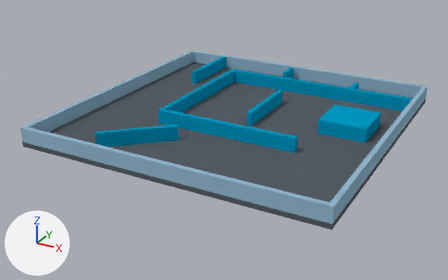
Two versions of the Blender file Assets/Models/Level2.blend, one commit apart.
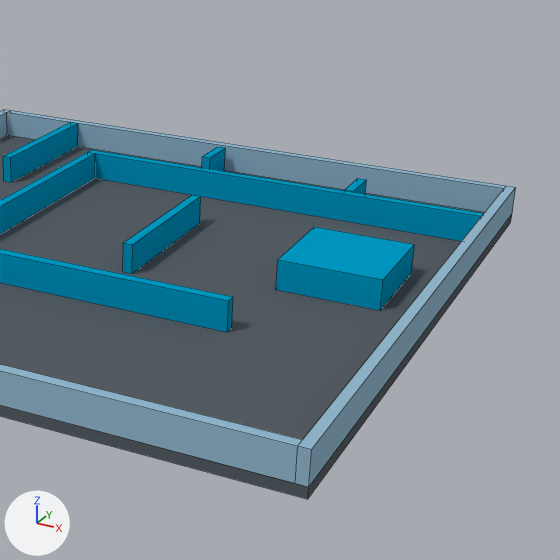
Each version appears first whole from a camera (50 mm lens) standing at (113.5, -222.0, 100.9) and looking at (-3.0, -10.3, -4.9), and next in a close-up on the part from 42% to 100% of the width and 0% to 92% of the height. Every picture has the same lights, and +X, +Y and +Z are marked at lower left. The close-ups show mesh edges as thin lines.
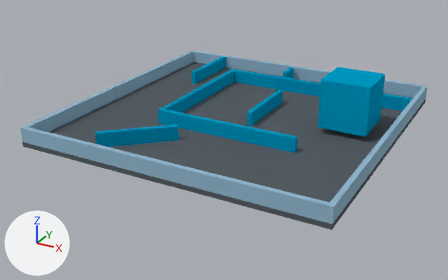
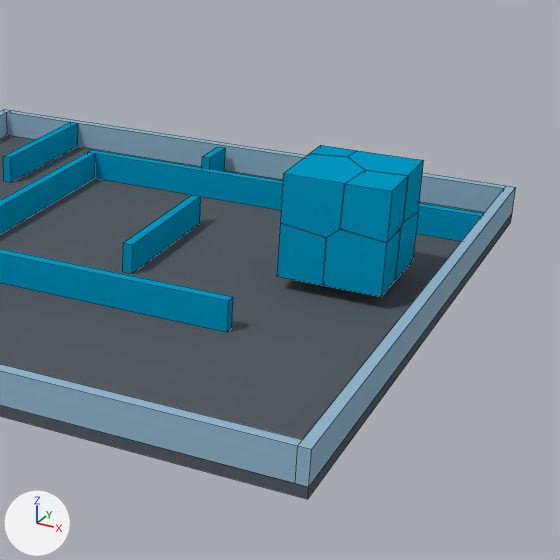
Commit message: all levels done

Scene script edits in JSON lines:
```json
{"op": "add", "block": "me_mesh_040", "code": ["me_mesh_040 = bpy.data.meshes.new('Mesh.040')", "me_mesh_040.from_pydata(...)  # 24 vertices, 11 faces; spans x -6.63..7.71, y -6.0..5.09, z -5.8..4.84", "me_mesh_040.materials.append(mat_dark_blue)  # cyan #009ac4"]}
{"op": "add", "block": "me_mesh_041", "code": ["me_mesh_041 = bpy.data.meshes.new('Mesh.041')", "me_mesh_041.from_pydata(...)  # 14 vertices, 6 faces; spans x -4.45..4.49, y -4.79..5.19, z -4.73..5.87", "me_mesh_041.materials.append(mat_dark_blue)  # cyan #009ac4"]}
{"op": "add", "block": "me_mesh_042", "code": ["me_mesh_042 = bpy.data.meshes.new('Mesh.042')", "me_mesh_042.from_pydata(...)  # 24 vertices, 10 faces; spans x -6.6..5.8, y -7.8..8.9, z -5.6..6.1", "me_mesh_042.materials.append(mat_dark_blue)  # cyan #009ac4"]}
{"op": "add", "block": "me_mesh_043", "code": ["me_mesh_043 = bpy.data.meshes.new('Mesh.043')", "me_mesh_043.from_pydata(...)  # 17 vertices, 8 faces; spans x -4.89..3.81, y -5.51..4.26, z -4.23..5.47", "me_mesh_043.materials.append(mat_dark_blue)  # cyan #009ac4"]}
{"op": "add", "block": "me_mesh_044", "code": ["me_mesh_044 = bpy.data.meshes.new('Mesh.044')", "me_mesh_044.from_pydata(...)  # 14 vertices, 6 faces; spans x -3.15..4.09, y -4.02..2.36, z -3.1..2.75", "me_mesh_044.materials.append(mat_dark_blue)  # cyan #009ac4"]}
{"op": "add", "block": "me_mesh_045", "code": ["me_mesh_045 = bpy.data.meshes.new('Mesh.045')", "me_mesh_045.from_pydata(...)  # 19 vertices, 8 faces; spans x -5.44..5.32, y -4.49..6.96, z -6.77..4.37", "me_mesh_045.materials.append(mat_dark_blue)  # cyan #009ac4"]}
{"op": "add", "block": "me_mesh_046", "code": ["me_mesh_046 = bpy.data.meshes.new('Mesh.046')", "me_mesh_046.from_pydata(...)  # 26 vertices, 10 faces; spans x -4.38..6.73, y -4.56..5.2, z -5.79..5.58", "me_mesh_046.materials.append(mat_dark_blue)  # cyan #009ac4"]}
{"op": "remove", "block": "ob_cube_009", "code": ["ob_cube_009 = bpy.data.objects.new('Cube.009', me_cube_013)", "ob_cube_009.location = (44.6, 10.0, 2.0)", "ob_cube_009.scale = (10.0, 10.0, 3.0)"]}
{"op": "add", "block": "ob_cube_009_cell", "code": ["ob_cube_009_cell = bpy.data.objects.new('Cube.009_cell', me_mesh_040)", "ob_cube_009_cell.location = (46.8, 14.9, 19.9)"]}
{"op": "add", "block": "ob_cube_009_cell_001", "code": ["ob_cube_009_cell_001 = bpy.data.objects.new('Cube.009_cell.001', me_mesh_041)", "ob_cube_009_cell_001.location = (39.0, 4.8, 9.4)"]}
{"op": "add", "block": "ob_cube_009_cell_002", "code": ["ob_cube_009_cell_002 = bpy.data.objects.new('Cube.009_cell.002', me_mesh_042)", "ob_cube_009_cell_002.location = (41.1, 7.8, 18.6)"]}
{"op": "add", "block": "ob_cube_009_cell_003", "code": ["ob_cube_009_cell_003 = bpy.data.objects.new('Cube.009_cell.003', me_mesh_043)", "ob_cube_009_cell_003.location = (50.7, 5.5, 19.2)"]}
{"op": "add", "block": "ob_cube_009_cell_004", "code": ["ob_cube_009_cell_004 = bpy.data.objects.new('Cube.009_cell.004', me_mesh_044)", "ob_cube_009_cell_004.location = (37.7, 17.6, 21.9)"]}
{"op": "add", "block": "ob_cube_009_cell_005", "code": ["ob_cube_009_cell_005 = bpy.data.objects.new('Cube.009_cell.005', me_mesh_045)", "ob_cube_009_cell_005.location = (49.2, 13.0, 11.5)"]}
{"op": "add", "block": "ob_cube_009_cell_006", "code": ["ob_cube_009_cell_006 = bpy.data.objects.new('Cube.009_cell.006', me_mesh_046)", "ob_cube_009_cell_006.location = (47.8, 4.6, 10.5)"]}
```

Where the change shows, as pixel boxes (x1, y1, x2, y2) in the close-ups (560 x 560 px):
```json
{"object": "Cube.009", "change": "deleted", "before": [276, 227, 415, 310], "on screen": "cyan"}
{"object": "Cube.009_cell.002", "change": "added", "after": [280, 154, 365, 237], "on screen": "cyan"}
{"object": "Cube.009_cell.006", "change": "added", "after": [323, 229, 401, 297], "on screen": "cyan"}
{"object": "Cube.009_cell.003", "change": "added", "after": [340, 170, 408, 243], "on screen": "cyan"}
{"object": "Cube.009_cell.001", "change": "added", "after": [277, 223, 326, 285], "on screen": "cyan"}
{"object": "Cube.009_cell", "change": "added", "after": [348, 151, 424, 222], "on screen": "cyan"}
{"object": "Cube.009_cell.005", "change": "added", "after": [395, 212, 418, 281], "on screen": "cyan"}
{"object": "Cube.009_cell.004", "change": "added", "after": [310, 145, 356, 157]}
```
